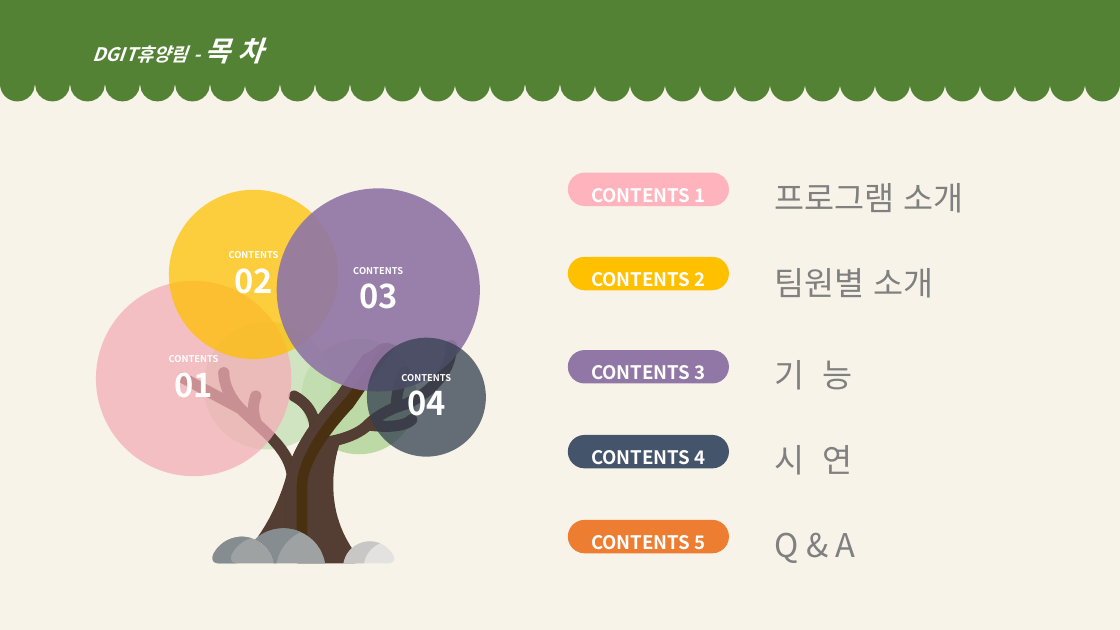
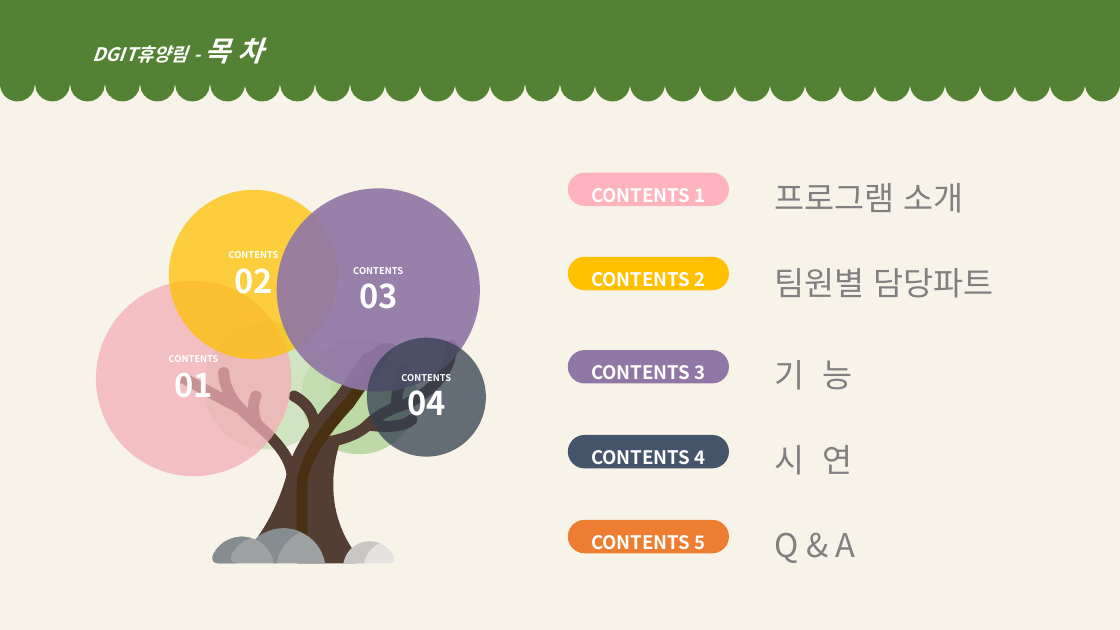
Before and after one commit to dhddldidk/forest, a slide deck: slide 2 of dataFiles/forest.pptx. Drawn at 1120x630 pixels with LibreOffice and Linux fonts; fonts in the diff are those of the drawing. Boxes give left, top, right and bottom in pixels: in the first picture for what was removed or moved away, otherwise in the second. Text is boxed around its words. In the diff, an @@ line names an element or a change of style, - is before the commit and + after.

```diff
--- a/dataFiles/forest.pptx
+++ b/dataFiles/forest.pptx
@@ text at bbox=[775, 268, 994, 298]: text changed @@
-팀원별 소개
+팀원별 담당파트
```
Also in this commit, not shown: 6 other slides changed.
